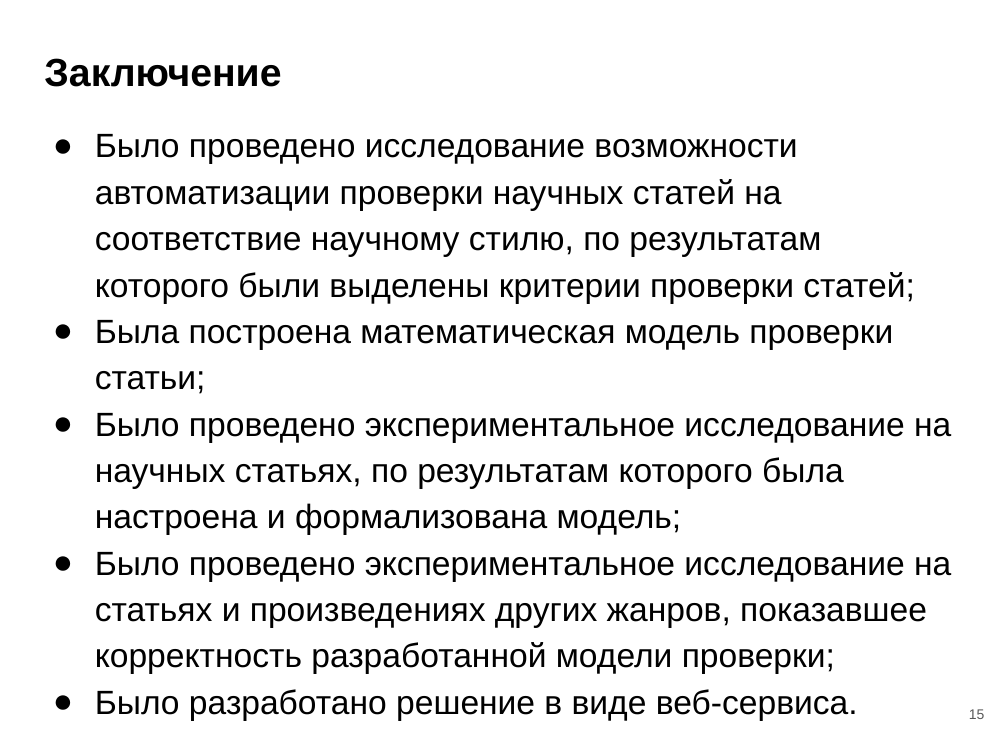
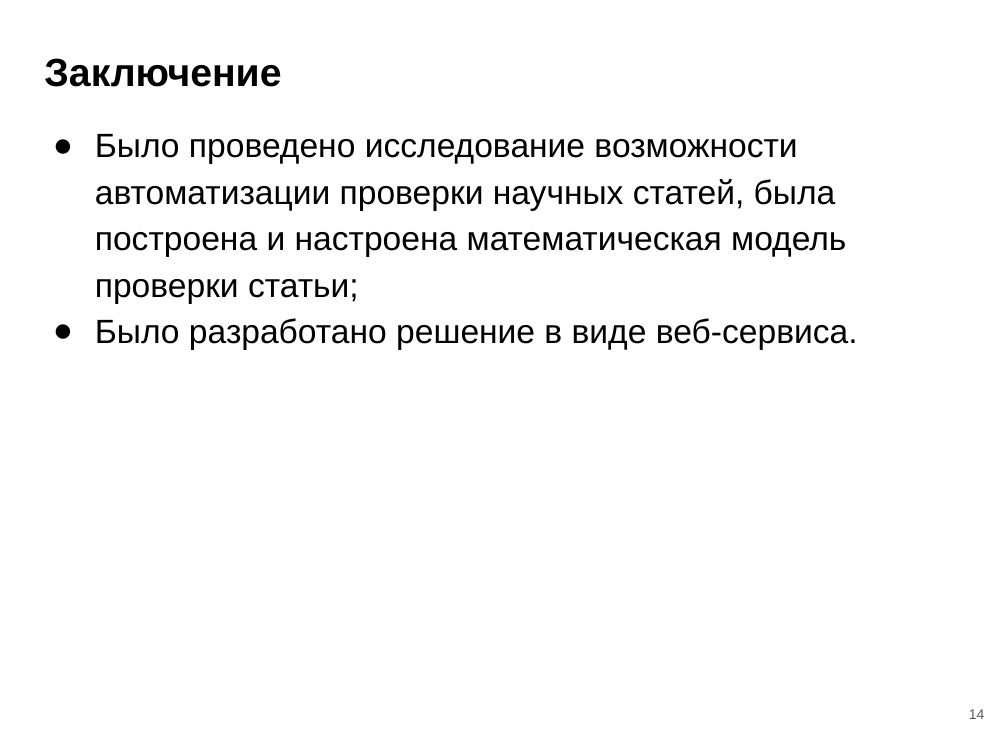
Before and after one commit to OSLL/sw-auto, a slide deck: slide 14 of paper_work/masters thesis/msc_slides.pptx (slide 15 before the commit). Drawn at 1008x756 pixels with LibreOffice and Linux fonts; fonts in the diff are those of the drawing. Boxes give left, top, right and bottom in pixels: in the first picture for what was removed or moved away, otherwise in the second. Text is boxed around its words. In the diff, an @@ line names an element or a change of style, - is before the commit and + after.

Commit message:
slides v1.3

```diff
--- a/paper_work/masters thesis/msc_slides.pptx
+++ b/paper_work/masters thesis/msc_slides.pptx
@@ text at [95, 134, 846, 304]: text changed @@
-● Было проведено исследование возможности автоматизации проверки научных статей на соответствие научному стилю, по результатам которого были выделены критерии проверки статей;
-● Была построена математическая модель проверки статьи;
-● Было проведено экспериментальное исследование на научных статьях, по результатам которого была настроена и формализована модель;
-● Было проведено экспериментальное исследование на статьях и произведениях других жанров, показавшее корректность разработанной модели проверки;
+● Было проведено исследование возможности автоматизации проверки научных статей, была построена и настроена математическая модель проверки статьи;
@@ page number at [969, 709, 985, 719]: text changed @@
-15
+14
```
Also in this commit, not shown: 20 other slides changed, 5 slides added, 4 slides removed, 1 other file.
